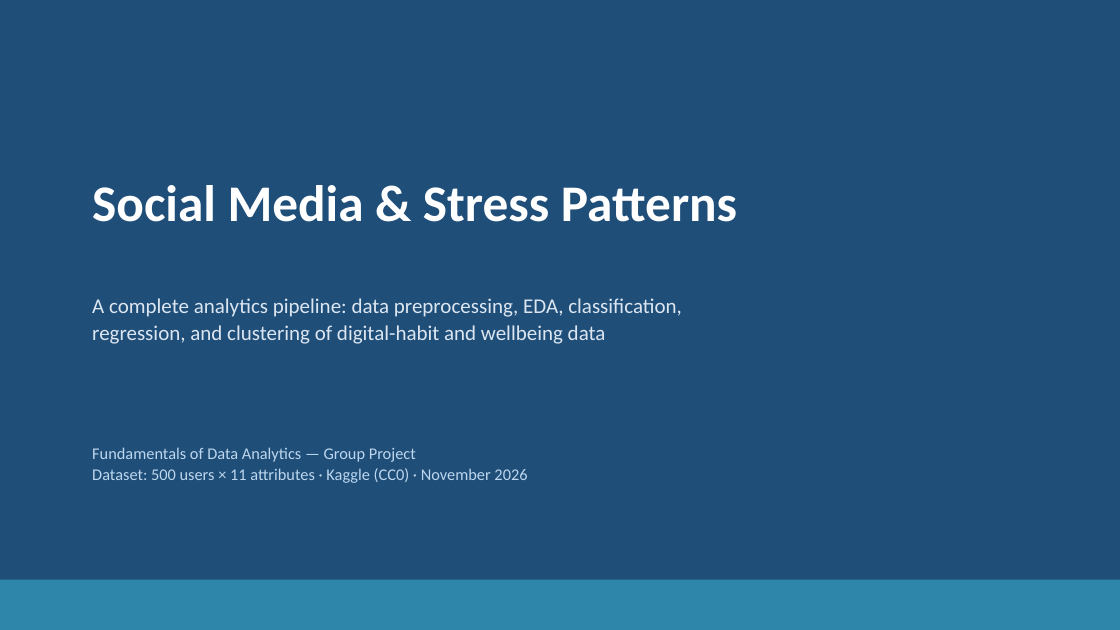
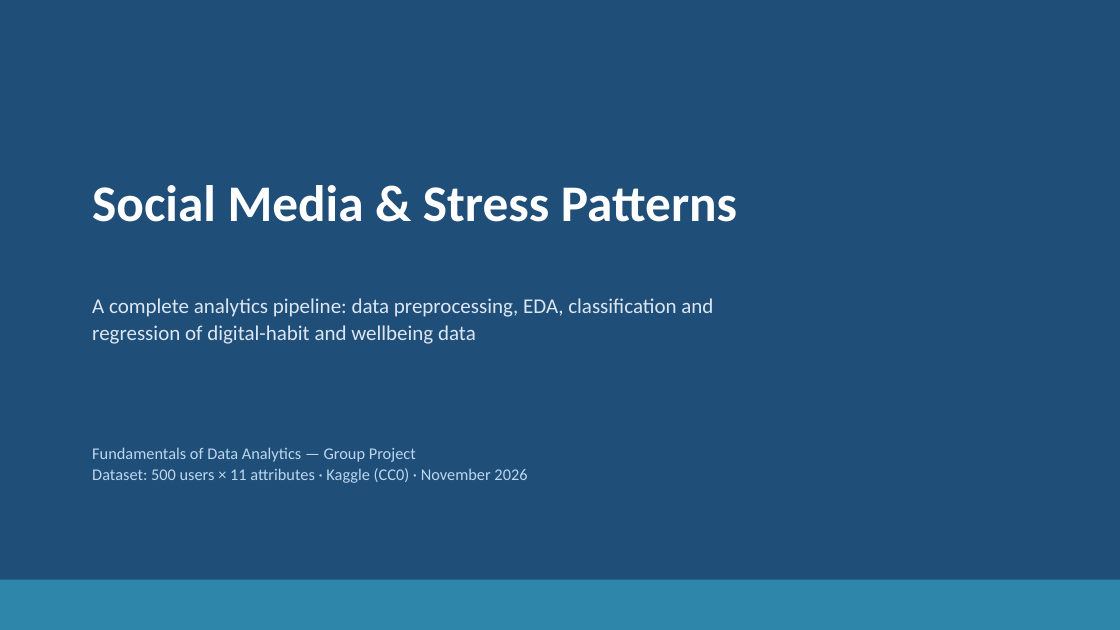
Before and after one commit to jaismine19/social-media-stress-analysis, a slide deck: slide 1 of presentation/Social_Media_Stress_Presentation.pptx. Drawn at 1120x630 pixels with LibreOffice and Linux fonts; fonts in the diff are those of the drawing. Boxes give left, top, right and bottom in pixels: in the first picture for what was removed or moved away, otherwise in the second. Text is boxed around its words. In the diff, an @@ line names an element or a change of style, - is before the commit and + after.

Commit message:
Update presentation to two-model design: single linear regression, remove clustering slide

```diff
--- a/presentation/Social_Media_Stress_Presentation.pptx
+++ b/presentation/Social_Media_Stress_Presentation.pptx
@@ text at (x1=92, y1=298, x2=713, y2=344): text changed @@
-A complete analytics pipeline: data preprocessing, EDA, classification,
-regression, and clustering of digital-habit and wellbeing data
+A complete analytics pipeline: data preprocessing, EDA, classification and
+regression of digital-habit and wellbeing data
```
Also in this commit, not shown: 9 other slides changed, 1 slide added, 2 slides removed, 2 other files.
